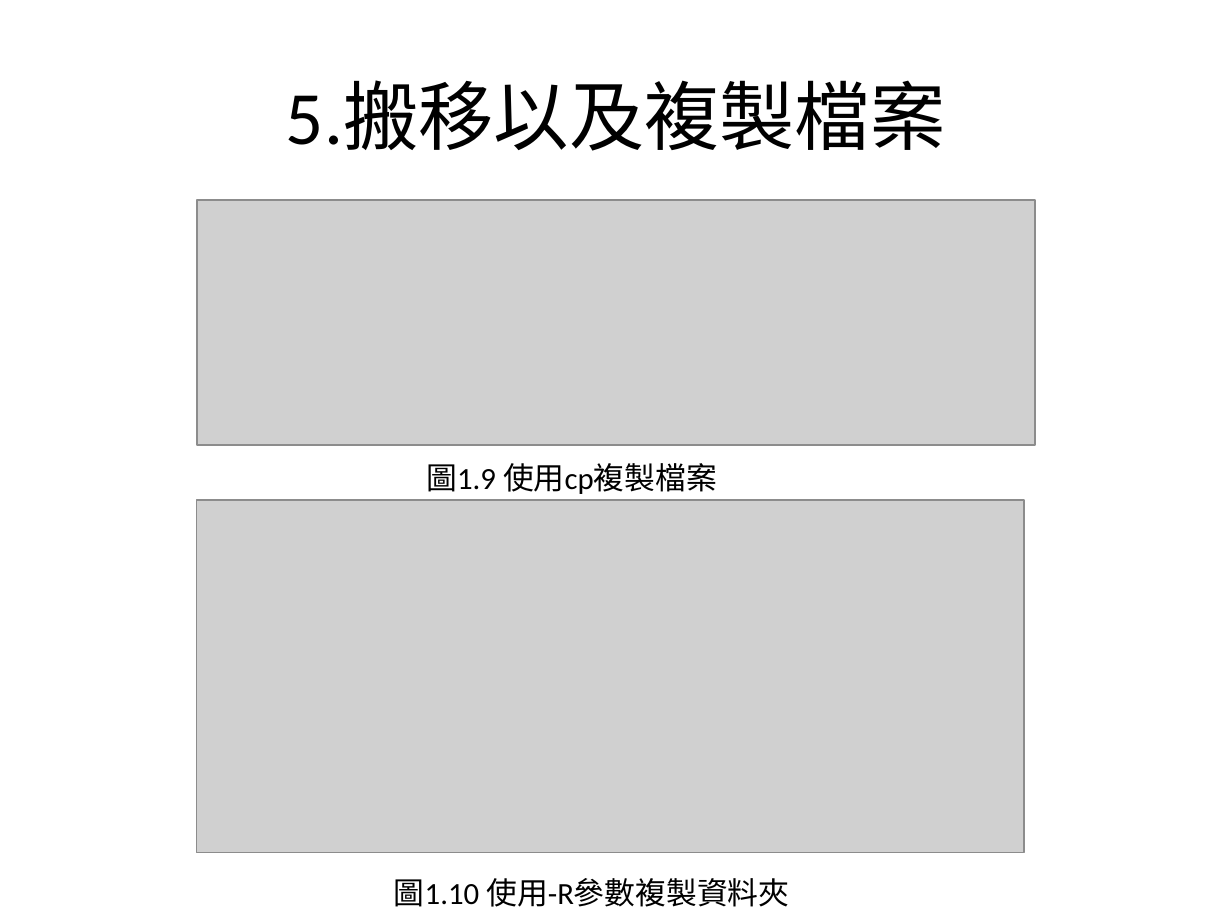
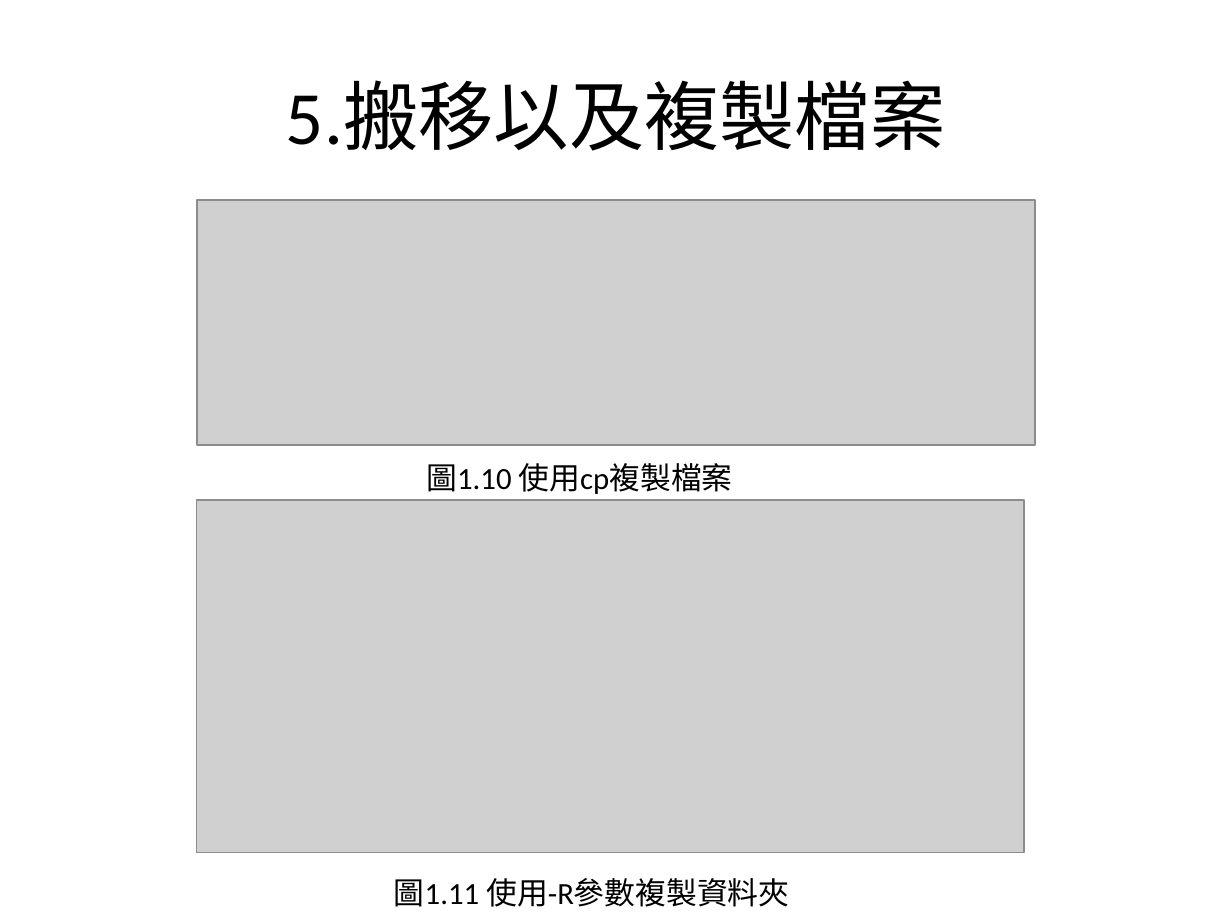
Before and after one commit to charlie11438/note, a slide deck: slide 13 of Linux/Linux_1.pptx. Drawn at 1232x924 pixels with LibreOffice and Linux fonts; fonts in the diff are those of the drawing; grey boxes stand for pictures. Boxes give left, top, right and bottom in pixels: in the first picture for what was removed or moved away, otherwise in the second. Text is boxed around its words. In the diff, an @@ line names an element or a change of style, - is before the commit and + after.

```diff
--- a/Linux/Linux_1.pptx
+++ b/Linux/Linux_1.pptx
@@ text at [426, 463, 733, 494]: text changed @@
-圖1.9 使用cp複製檔案
+圖1.10 使用cp複製檔案
@@ text at [394, 878, 789, 907]: text changed @@
-圖1.10 使用-R參數複製資料夾
+圖1.11 使用-R參數複製資料夾
```
Also in this commit, not shown: 8 other slides changed.
